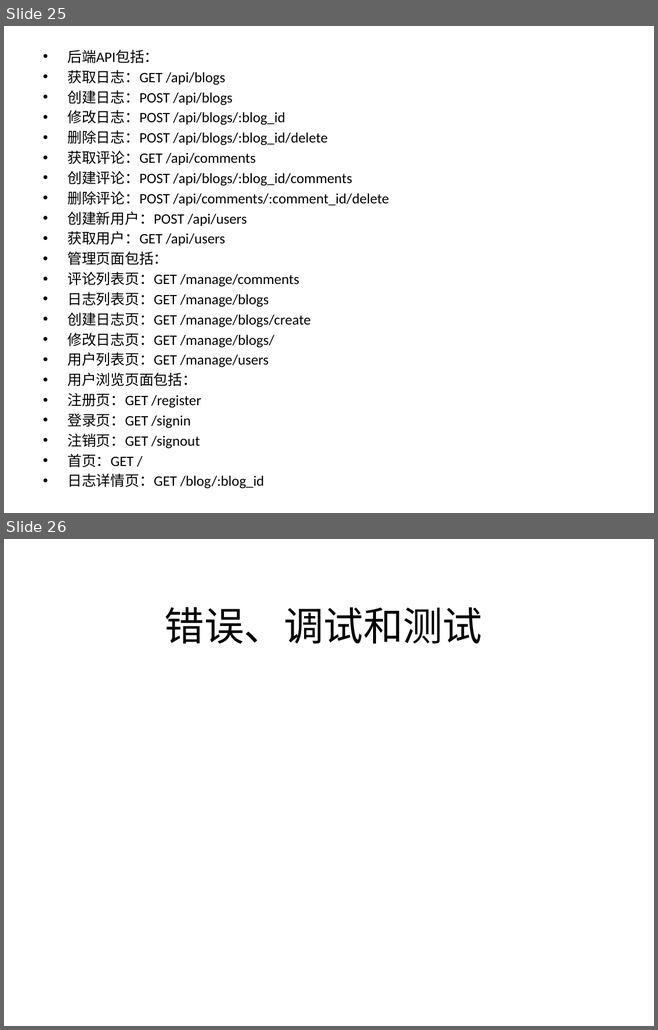
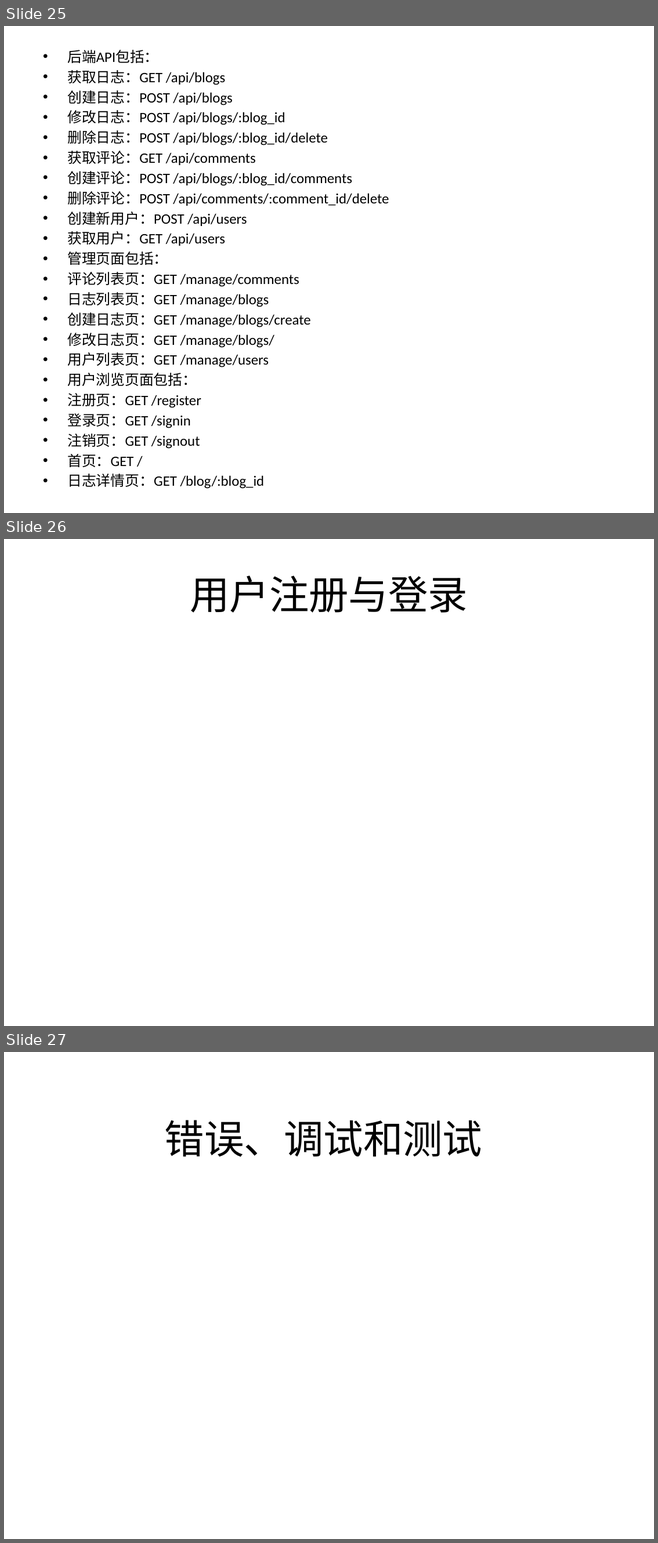
Before and after one commit to zhinan18/Python3, a slide deck: readme/python3_Advanced.pptx. Shown one above the other, each under a label of ours: slides 25 and 26 before the commit, slides 25, 26 and 27 after it. The pictures are 658x1030 and 658x1543 pixels, drawn with LibreOffice and Linux fonts; fonts in the diff are those of the drawing. Boxes give left, top, right and bottom in pixels: in the first picture for what was removed or moved away, otherwise in the second. Text is boxed around its words. In the diff, an @@ line names an element or a change of style, - is before the commit and + after.

Commit message:
登录相关

```diff
--- a/readme/python3_Advanced.pptx
+++ b/readme/python3_Advanced.pptx
@@ slide 26 added at (4,539,654,1026), background #FFFFFF @@
@@ title added at (190,576,467,613), 44 pt, text #000000 @@
+用户注册与登录
@@ what was slide 26 is now slide 27 @@
```
Also in this commit, not shown: 7 other files.
